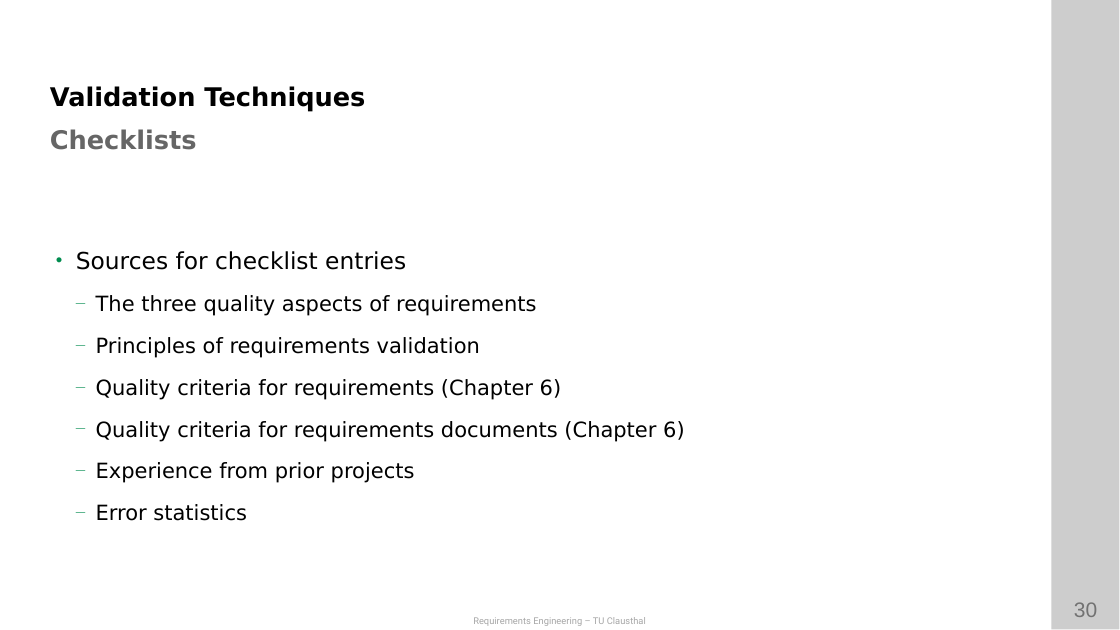
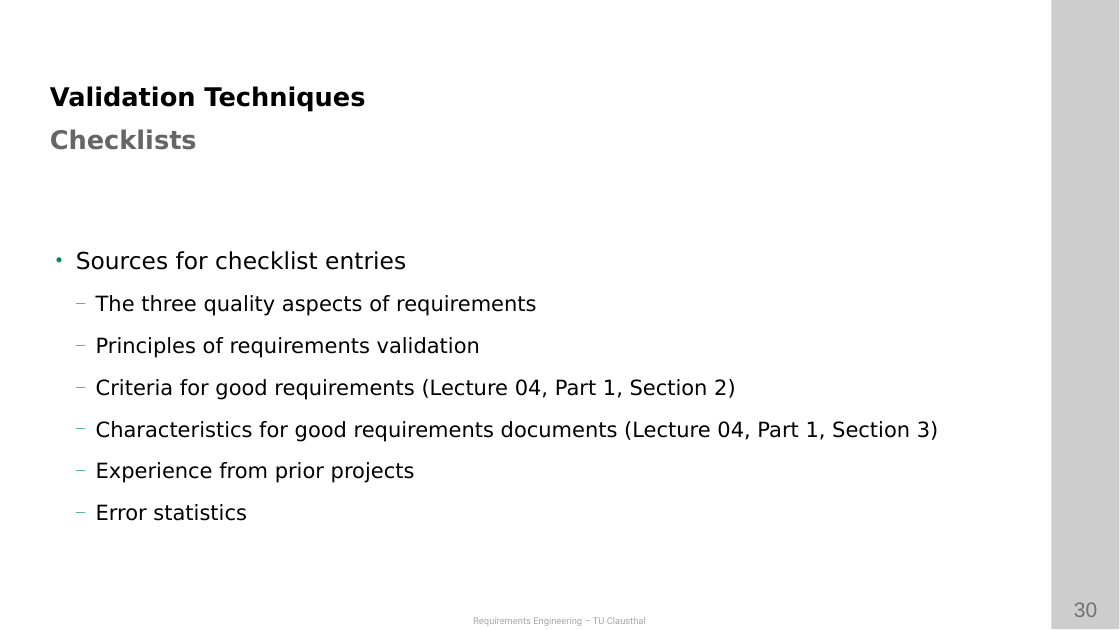
Before and after one commit to ETCE-LAB/teaching-material, a slide deck: slide 30 of Requirements-Engineering/RE-L06-Validation.pptx. Drawn at 1120x630 pixels with LibreOffice and Linux fonts; fonts in the diff are those of the drawing; background and template pictures are left out. Boxes give left, top, right and bottom in pixels: in the first picture for what was removed or moved away, otherwise in the second. Text is boxed around its words. In the diff, an @@ line names an element or a change of style, - is before the commit and + after.

```diff
--- a/Requirements-Engineering/RE-L06-Validation.pptx
+++ b/Requirements-Engineering/RE-L06-Validation.pptx
@@ text at <box>96,379,939,442</box>: text changed @@
-  — Quality criteria for requirements (Chapter 6)
-  — Quality criteria for requirements documents (Chapter 6)
+  — Criteria for good requirements (Lecture 04, Part 1, Section 2)
+  — Characteristics for good requirements documents (Lecture 04, Part 1, Section 3)
```
Also in this commit, not shown: 3 other slides changed, 5 other files.
